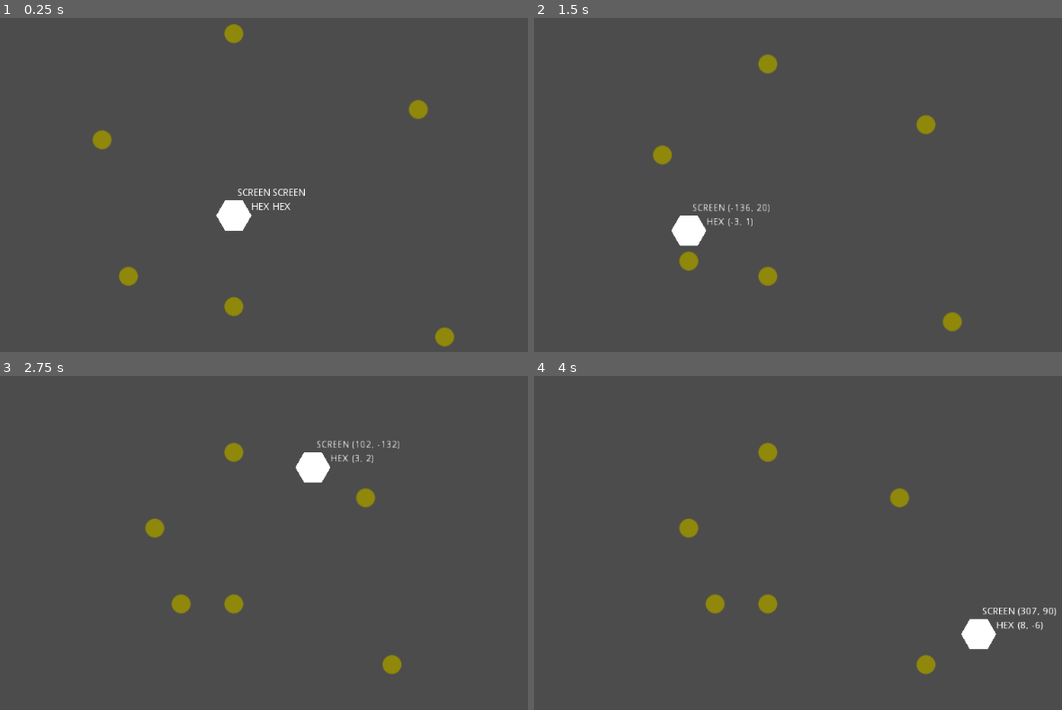
Above: before the commit, frames 1-4 (two rows, left to right).
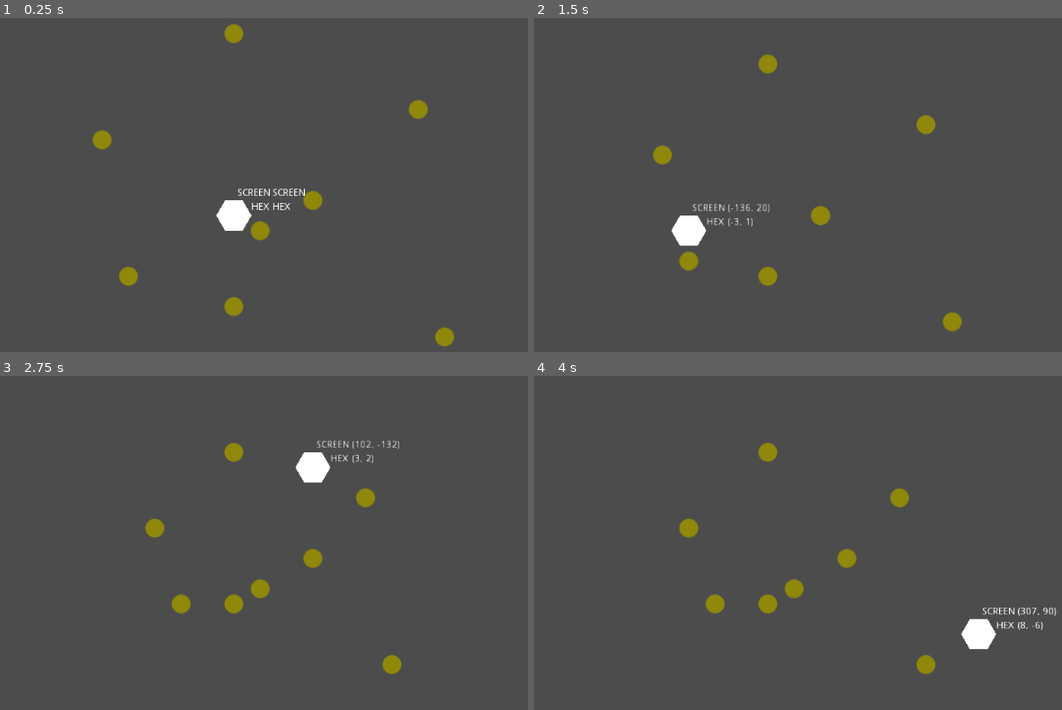
Above: after the commit, the same moments.

Repository: dareludum/ld45
Game: Godot game, scene res://Main.tscn
The game is run twice, just before and just after one commit, with the same random seed, the same clock (stepped at 60 frames per second) and the same inputs.
Inputs (mouse positions are in pixels of both pictures, inside the frame that each line leads up to):
- Up to frame 1 (0.25 s): no input
- Up to frame 2 (1.5 s): tap Enter at 0.5 s; move the mouse to (924, 195) at 0.52 s; click (924, 195) at 0.67 s; tap Space at 0.77 s; drag from (623, 235) to (766, 215) at 1.27 s
- Up to frame 3 (2.75 s): tap Space at 2 s; move the mouse to (306, 479) at 2.02 s; click (306, 479) at 2.17 s
- Up to frame 4 (4 s): tap Enter at 2.75 s; drag from (729, 656) to (549, 509) at 2.77 s; tap Space at 3.5, 3.77 s; move the mouse to (982, 636) at 3.52 s; click (982, 636) at 3.67 s

The runs differ from the first frame. In frame 1, 0.3% of the frame differs, in the area x 47-62%, y 51-67%; in frame 2, 0.2%; in frame 3, 0.3%; in frame 4, 0.3%.

Commit message:
add cell cellision detection

Diff:
--- a/Main.gd
+++ b/Main.gd
@@ -23,6 +23,20 @@
 	self.add_child(tick_timer)
 
 	# Below is testing code
+
+	var offset01 = HexCell.DIR_NE + HexCell.DIR_SE
+	var b0 = Ball1.instance()
+	b0.hex_direction = HexCell.DIR_NE
+	b0.hex_position = HexCell.round_coords(offset01 - HexCell.DIR_NE)
+	b0.position = HexGrid.get_hex_center(b0.hex_position)
+	self.add_child(b0)
+
+	var b1 = Ball1.instance()
+	b1.hex_direction = HexCell.DIR_SW
+	b1.hex_position = HexCell.round_coords(offset01 - HexCell.DIR_SW)
+	b1.position = HexGrid.get_hex_center(b1.hex_position)
+	self.add_child(b1)
+
 	var i = 0
 	while i < len(HexCell.DIR_ALL):
 		var dir = HexCell.DIR_ALL[i]
@@ -76,7 +90,7 @@
 		else:
 			balls_moving_to[ball.target_hex_pos] = [ball]
 
-	# detect edge collisions
+	# detect edge collisions (ball-ball or ball-structure)
 	for ball in balls:
 		for intruder in balls_moving_to.get(ball.hex_position, []):
 			if ball.target_hex_pos == intruder.hex_position:
@@ -87,4 +101,12 @@
 		ball.hex_position = ball.target_hex_pos
 		ball.move_to(HexGrid.get_hex_center(ball.hex_position))  # todo: do this inside the ball
 
+	# detect cell collisions (2+ balls entering the same cell)
+	for hex_pos in balls_moving_to:
+		var visitors = balls_moving_to[hex_pos]
+		var n = len(visitors)
+		if n < 2:
+			continue
+		print("%d balls in cell %s" % [n, hex_pos])
+
 	print("Tick")
